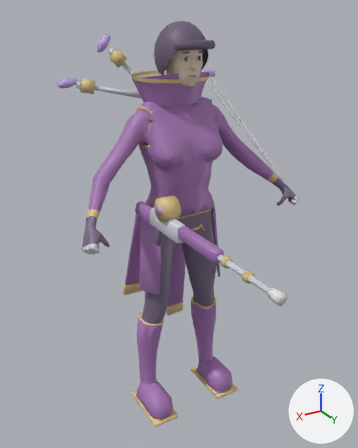
What one commit did to the glTF model assets/models/heroes/vesper/vesper.glb.
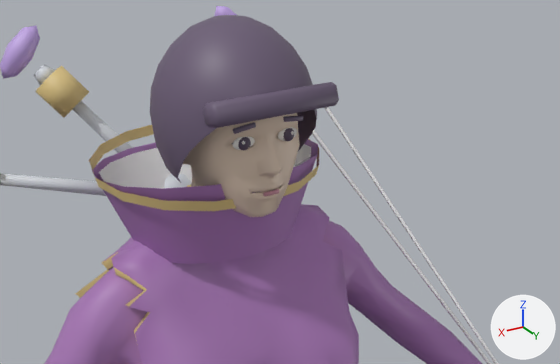
There are two pictures of each version: one whole from a 50 mm camera at (1.134, 1.91, 1.931) aimed at (0.101, 0.187, 1.07), one close up from a 50 mm camera at (0.464, 0.934, 2.093) aimed at (-0.012, 0.14, 1.696). The lights are fixed; the arrows at lower right show +X, +Y and +Z. The last two pictures show the newer version. Vertices at exactly the same position are counted once.

In view in the first close-up: 'vesper'.
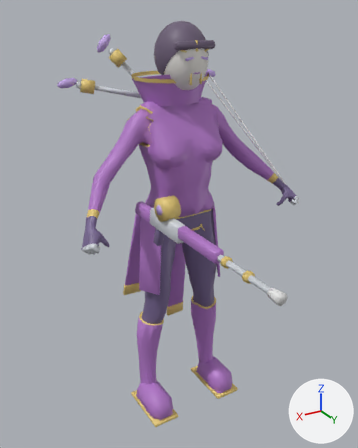
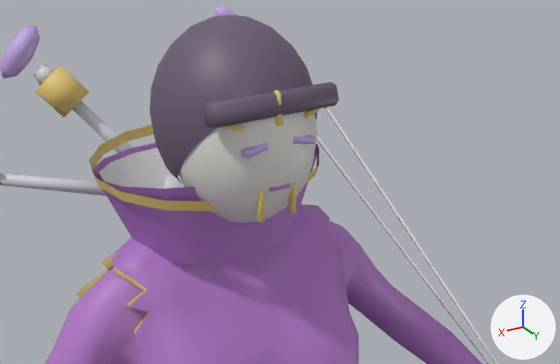
Where the change shows, as pixel boxes [x1, y1, x2, y2] in the close-ups (560 x 364 px; the box of a moved part takes in the faces that stretch with it):
part 1 of me_vesper, moved or reshaped: before [283, 115, 304, 122]; after [293, 135, 316, 144]
part 2 of me_vesper, moved or reshaped: before [263, 189, 279, 196]; after [289, 182, 296, 214]
part 3 of me_vesper, moved or reshaped: before [233, 122, 256, 134]; after [304, 109, 320, 119]
part 4 of me_vesper, added: after [241, 142, 269, 159]
part 5 of me_vesper, added: after [257, 190, 264, 223]
part 6 of me_vesper, added: after [225, 124, 245, 131]
part 7 of me_vesper, added: after [274, 90, 283, 127]
part 8 of me_vesper, added: after [269, 183, 291, 192]
part 9 of me_vesper, deleted: before [232, 127, 297, 150]
part 10 of me_vesper, built on: before [244, 60, 295, 94]; after [179, 60, 317, 223]
part 11 of me_vesper, recoloured: [37, 67, 482, 364] in both

Patch to the scene script:
```diff
--- a/assets/models/heroes/vesper/vesper.glb.py
+++ b/assets/models/heroes/vesper/vesper.glb.py
@@ me_vesper @@
 # used by ob_vesper; location = (0.0, 0.0, 0.0)
-me_vesper.from_pydata(...)  # 6166 vertices, 11732 faces; spans x -0.56..0.56, y -0.35..0.97, z -0.01..1.89
+me_vesper.from_pydata(...)  # 6203 vertices, 11768 faces; spans x -0.56..0.56, y -0.35..0.97, z -0.01..1.89
+# me_vesper part 1: the loose piece of 24 vertices spanning x -0.05..-0.02, y 0.13..0.14, z 1.77..1.78 is moved by (0.0, 0.02, -0.02)
+# me_vesper part 2: the loose piece of 24 vertices spanning x -0.01..0.01, y 0.14, z 1.68..1.69 is scaled about its middle by (0.246, 2.82, 11.5), then moved by (-0.02, 0.01, 0.0)
+# me_vesper part 3: the loose piece of 24 vertices spanning x 0.02..0.05, y 0.13..0.14, z 1.77..1.78 is moved by (-0.09, 0.01, 0.01)
+# me_vesper part 4: the loose piece of 24 vertices spanning x 0.02..0.05, y 0.13..0.14, z 1.77..1.78 is copied, and the copy is moved by (0.0, 0.02, -0.02); it spans x 0.02..0.05, y 0.15..0.16, z 1.75..1.76
+# me_vesper part 5: the loose piece of 24 vertices spanning x -0.01..0.01, y 0.14, z 1.68..1.69 is copied, and the copy is scaled about its middle by (0.246, 2.82, 11.5), then moved by (0.02, 0.01, 0.0); it spans x 0.02..0.03, y 0.15..0.16, z 1.65..1.7
+# me_vesper part 6: the loose piece of 24 vertices spanning x 0.02..0.05, y 0.13..0.14, z 1.77..1.78 is copied, and the copy is moved by (0.02, 0.01, 0.01); it spans x 0.04..0.07, y 0.14..0.15, z 1.78..1.79
+# me_vesper part 7: the loose piece of 24 vertices spanning x -0.01..0.01, y 0.14, z 1.68..1.69 is copied, and the copy is scaled about its middle by (0.299, 3.5, 11.1), then moved by (0.0, 0.01, 0.12); it spans x -0.01..0.01, y 0.15..0.16, z 1.77..1.82
+# me_vesper part 8: the loose piece of 24 vertices spanning x -0.01..0.01, y 0.14, z 1.68..1.69 is copied, and the copy is moved by (0.0, 0.02, 0.02); it spans x -0.01..0.01, y 0.15..0.16, z 1.7
+# me_vesper part 9: 6 loose pieces with 228 vertices, spanning x -0.05..0.05, y 0.12..0.13, z 1.74..1.76, are deleted
+# me_vesper part 10: 1 vertex moved within x 0.0, y 0.14, z 1.83; 145 vertices added at x -0.1..0.1, y 0.05..0.17, z 1.62..1.86
+# me_vesper part 11: 9180 kept faces spanning x -0.56..0.56, y -0.33..0.82, z -0.01..1.87 get new vertex colours; the middle colour goes from purple #b883c7 to purple #c585dd
 me_vesper.materials.append(mat_toon_vesper)
```
